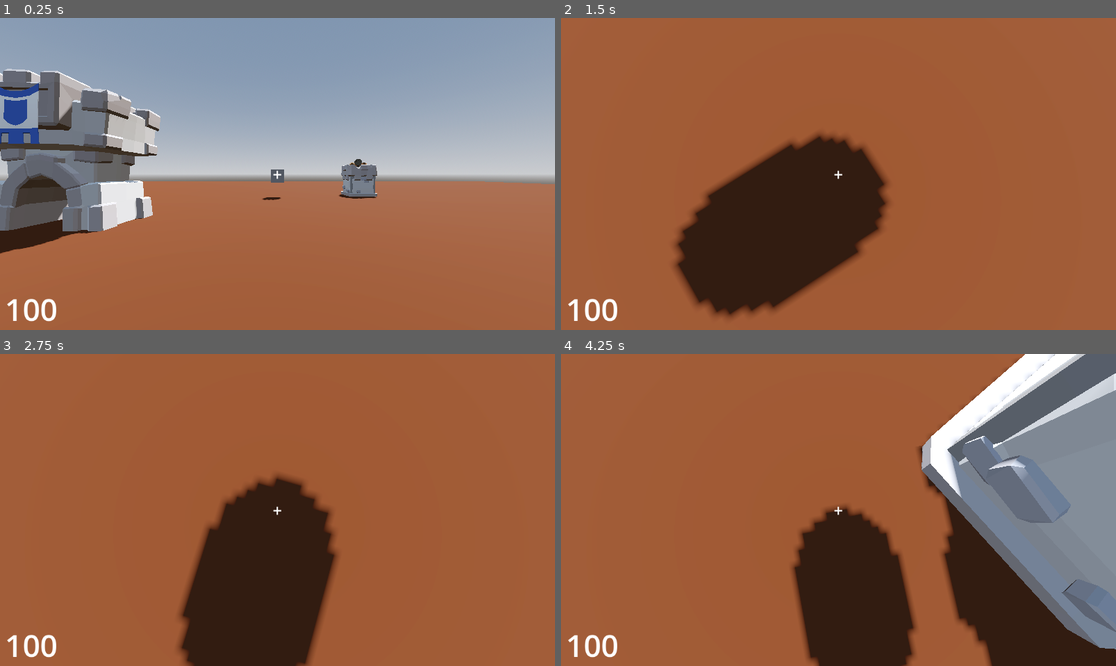
Above: before the commit, frames 1-4 (two rows, left to right).
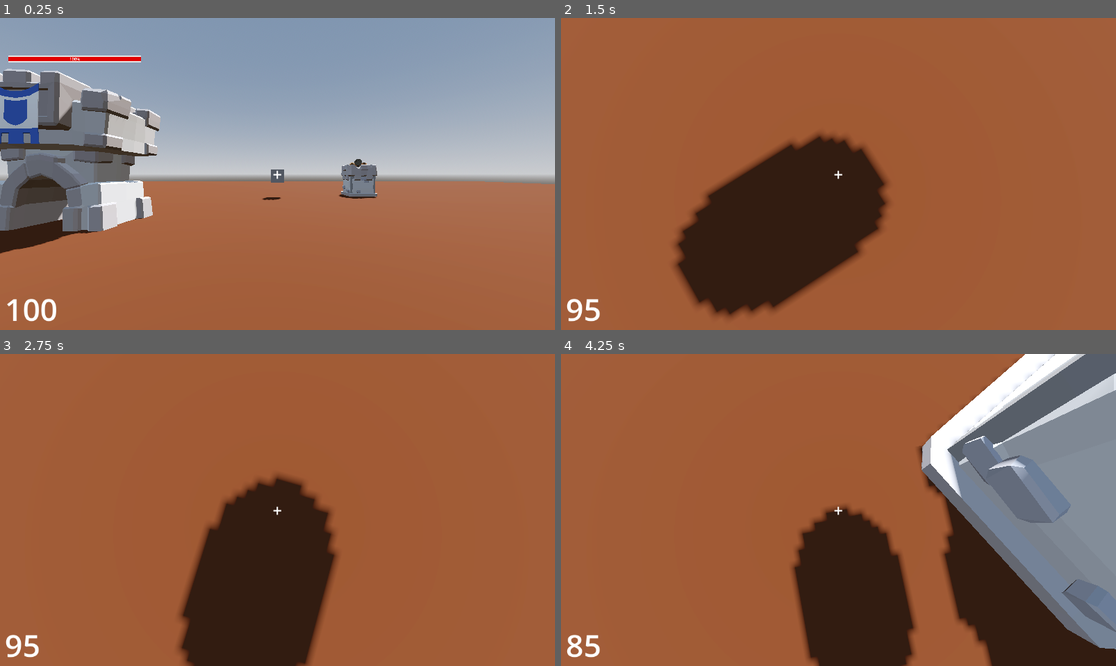
Above: after the commit, the same moments.

Repository: CSbean/Tower-Blaster
Game: Godot game, scene res://world.tscn
Same seed, same stepped clock (60 frames per second), same inputs: the game is played once before the commit and once after it.
Inputs (mouse positions are in pixels of both pictures, inside the frame that each line leads up to):
- Up to frame 1 (0.25 s): no input
- Up to frame 2 (1.5 s): move the mouse to (866, 174) at 0.52 s; hold Up (ui_up) from 0.53 s (still down); click (866, 174) at 0.6 s; tap Space (jump) at 0.77 s; move the mouse to (810, 174) at 1.27 s; right-click (810, 174) at 1.35 s
- Up to frame 3 (2.75 s): keep holding Up (ui_up); tap Space (jump) at 1.52 s; click (249, 510) at 1.55 s; move the mouse to (288, 503) at 2.02 s; tap W (move_foward) at 2.1 s; click (288, 503) at 2.3 s
- Up to frame 4 (4.25 s): keep holding Up (ui_up); move the mouse to (832, 516) at 2.77 s; click (832, 516) at 2.85 s; tap Space (jump) at 3.02, 3.77 s; move the mouse to (877, 513) at 3.52 s; tap Shift (sprint_toggle) at 3.6 s; click (877, 513) at 3.8 s

The runs differ from the first frame. In frame 1, 0.5% of the frame differs, in the area x 1-26%, y 12-15%; in frame 2, 0.3%; in frame 3, 0.3%; in frame 4, 0.3%.

Commit message:
started health bar for base

Diff:
--- a/tower-blaster/base.gd
+++ b/tower-blaster/base.gd
@@ -1,5 +1,8 @@
 extends Node3D
 class_name Base
+
+@onready var progress_bar: ProgressBar = $Sprite3D/SubViewport/ProgressBar
+
 
 var health = 100
 # Called when the node enters the scene tree for the first time.
@@ -13,4 +16,7 @@
 
 func take_damage(num : float)->void:
 	health -= num
+	#https://www.youtube.com/watch?v=Afq4P6sS-xY
+	if progress_bar.value < num:
+		num = progress_bar.value
 	print(health)
--- a/tower-blaster/base.tscn
+++ b/tower-blaster/base.tscn
@@ -2,11 +2,15 @@
 
 [ext_resource type="Script" uid="uid://c43gvpko02t4e" path="res://base.gd" id="1_3vi8l"]
 [ext_resource type="PackedScene" uid="uid://cr2p8y25x6pcq" path="res://assets/Base.glb" id="1_rpg24"]
+[ext_resource type="PackedScene" uid="uid://cf83tst054i4w" path="res://progress_bar.tscn" id="3_8rhti"]
 
 [sub_resource type="StandardMaterial3D" id="StandardMaterial3D_rpg24"]
 
 [sub_resource type="BoxShape3D" id="BoxShape3D_3vi8l"]
 size = Vector3(4, 5, 3)
+
+[sub_resource type="ViewportTexture" id="ViewportTexture_ohhpf"]
+viewport_path = NodePath("Sprite3D/SubViewport")
 
 [node name="Base" type="Node3D" unique_id=435660568]
 script = ExtResource("1_3vi8l")
@@ -25,3 +29,14 @@
 
 [node name="CollisionShape3D" type="CollisionShape3D" parent="Area3D" unique_id=27461510]
 shape = SubResource("BoxShape3D_3vi8l")
+
+[node name="Sprite3D" type="Sprite3D" parent="." unique_id=208308776]
+transform = Transform3D(1, 0, 0, 0, 1, 0, 0, 0, 1, 0, 6.284321, 0)
+billboard = 1
+texture = SubResource("ViewportTexture_ohhpf")
+
+[node name="SubViewport" type="SubViewport" parent="Sprite3D" unique_id=1799403574]
+disable_3d = true
+transparent_bg = true
+
+[node name="ProgressBar" parent="Sprite3D/SubViewport" unique_id=468172243 instance=ExtResource("3_8rhti")]
--- a/tower-blaster/cannon_projectile.tscn
+++ b/tower-blaster/cannon_projectile.tscn
@@ -14,7 +14,7 @@
 collision_layer = 4
 collision_mask = 3
 script = ExtResource("1_n5pep")
-speed = 5
+speed = 15
 
 [node name="MeshInstance3D" type="MeshInstance3D" parent="." unique_id=166858927]
 mesh = SubResource("SphereMesh_au73y")
--- /dev/null
+++ b/tower-blaster/progress_bar.tscn
@@ -0,0 +1,23 @@
+[gd_scene format=3 uid="uid://cf83tst054i4w"]
+
+[sub_resource type="StyleBoxFlat" id="StyleBoxFlat_v5s5d"]
+bg_color = Color(0.7943987, 2.2621452e-06, 0, 1)
+border_width_left = 5
+border_width_top = 5
+border_width_right = 5
+border_width_bottom = 5
+
+[node name="ProgressBar" type="ProgressBar" unique_id=468172243]
+anchors_preset = 8
+anchor_left = 0.5
+anchor_top = 0.5
+anchor_right = 0.5
+anchor_bottom = 0.5
+offset_left = -328.5
+offset_top = -13.5
+offset_right = 328.5
+offset_bottom = 13.5
+grow_horizontal = 2
+grow_vertical = 2
+theme_override_styles/fill = SubResource("StyleBoxFlat_v5s5d")
+value = 100.0
--- a/tower-blaster/turret.gd
+++ b/tower-blaster/turret.gd
@@ -7,7 +7,7 @@
 @onready var animation_player: AnimationPlayer = $AnimationPlayer
 
 var proj = preload("res://cannon_projectile.tscn")
-var health = 100000000000
+var health = 100
 var alive = true
 # Called when the node enters the scene tree for the first time.
 func _ready() -> void:
@@ -34,7 +34,7 @@
 
 func take_damage()->void:
 	if alive:
-		#alive = false
-		#health = 10
+		alive = false
+		health = 0
 		cannon.rotate_x(-30.0)
 		create_tween()
--- a/tower-blaster/turret.tscn
+++ b/tower-blaster/turret.tscn
@@ -68,6 +68,7 @@
 libraries/ = SubResource("AnimationLibrary_2kw7u")
 
 [node name="Timer" type="Timer" parent="." unique_id=68443449]
+wait_time = 0.5
 autostart = true
 
 [node name="Area3D" type="Area3D" parent="." unique_id=540098828]
